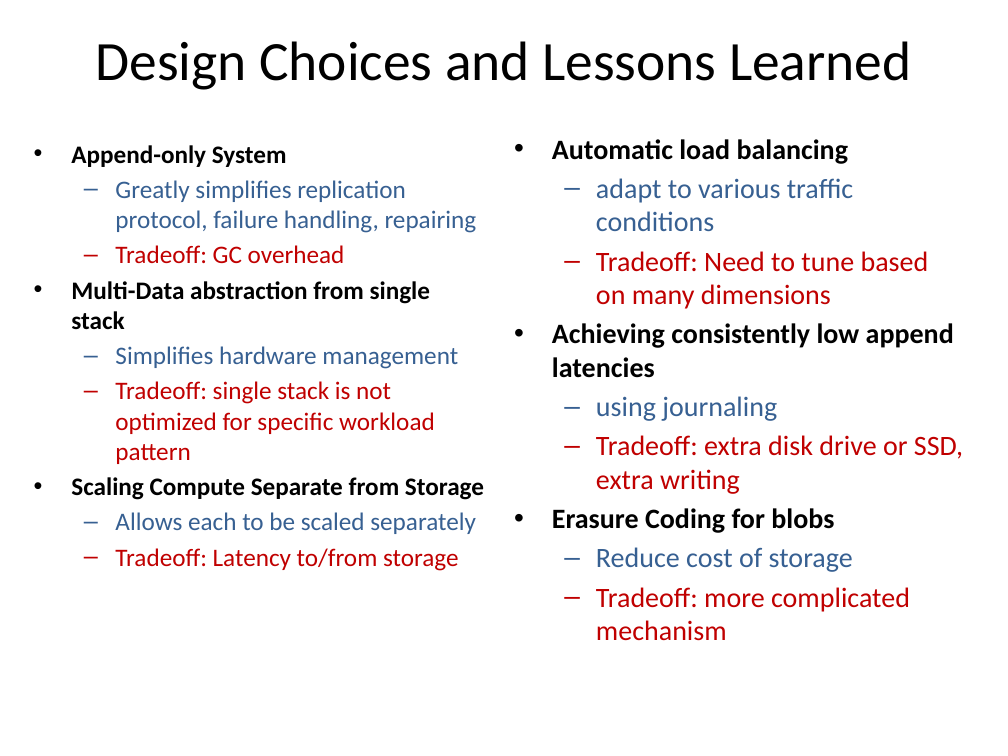
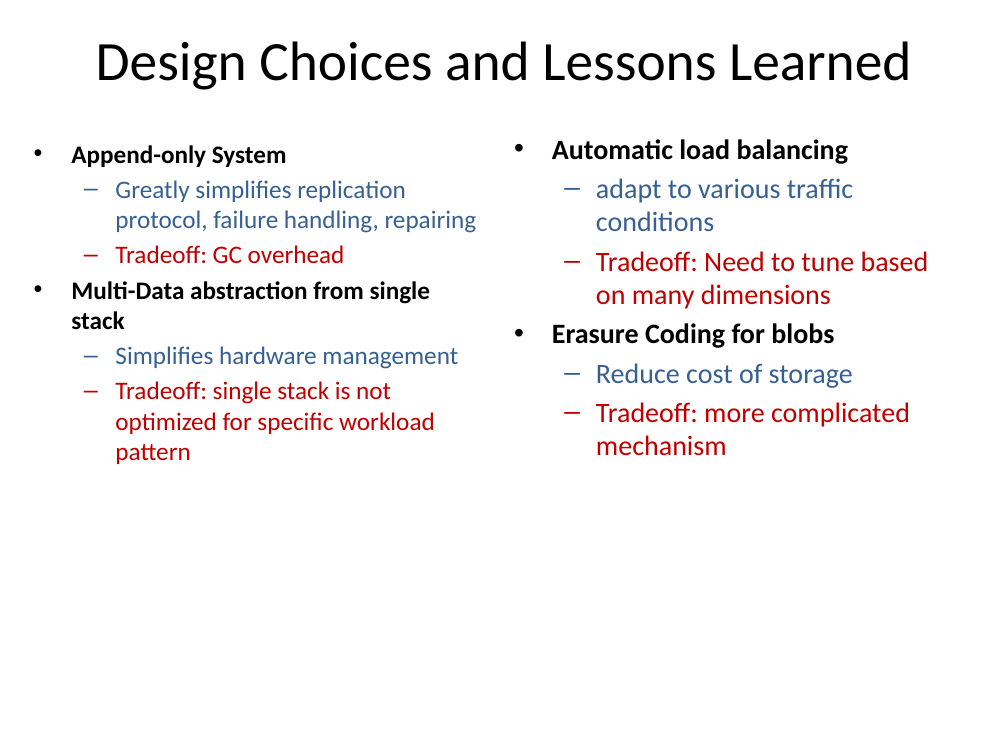
Before and after one commit to pnquanganh/distributed-storage-system, a slide deck: slide 3 of Paper Presentation/Presentation_part3.pptx. Drawn at 1008x756 pixels with LibreOffice and Linux fonts; fonts in the diff are those of the drawing. Boxes give left, top, right and bottom in pixels: in the first picture for what was removed or moved away, otherwise in the second. Text is boxed around its words. In the diff, an @@ line names an element or a change of style, - is before the commit and + after.

```diff
--- a/Paper Presentation/Presentation_part3.pptx
+++ b/Paper Presentation/Presentation_part3.pptx
@@ text at (552, 323, 963, 494): paragraphs removed @@
-• Achieving consistently low append latencies
-  – using journaling
-  – Tradeoff: extra disk drive or SSD, extra writing
@@ text at (71, 477, 484, 571): paragraphs removed @@
-• Scaling Compute Separate from Storage
-  – Allows each to be scaled separately
-  – Tradeoff: Latency to/from storage
```
Also in this commit, not shown: 2 other slides changed, 1 other file.
